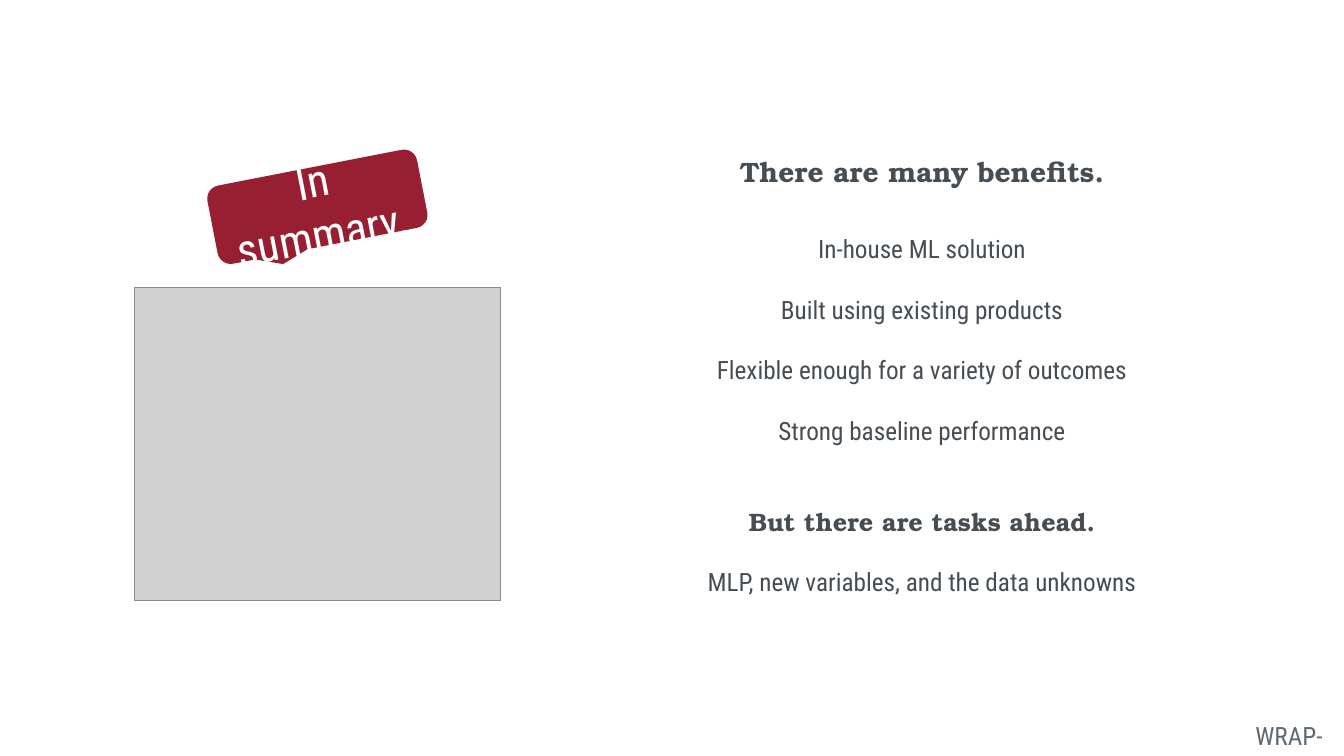
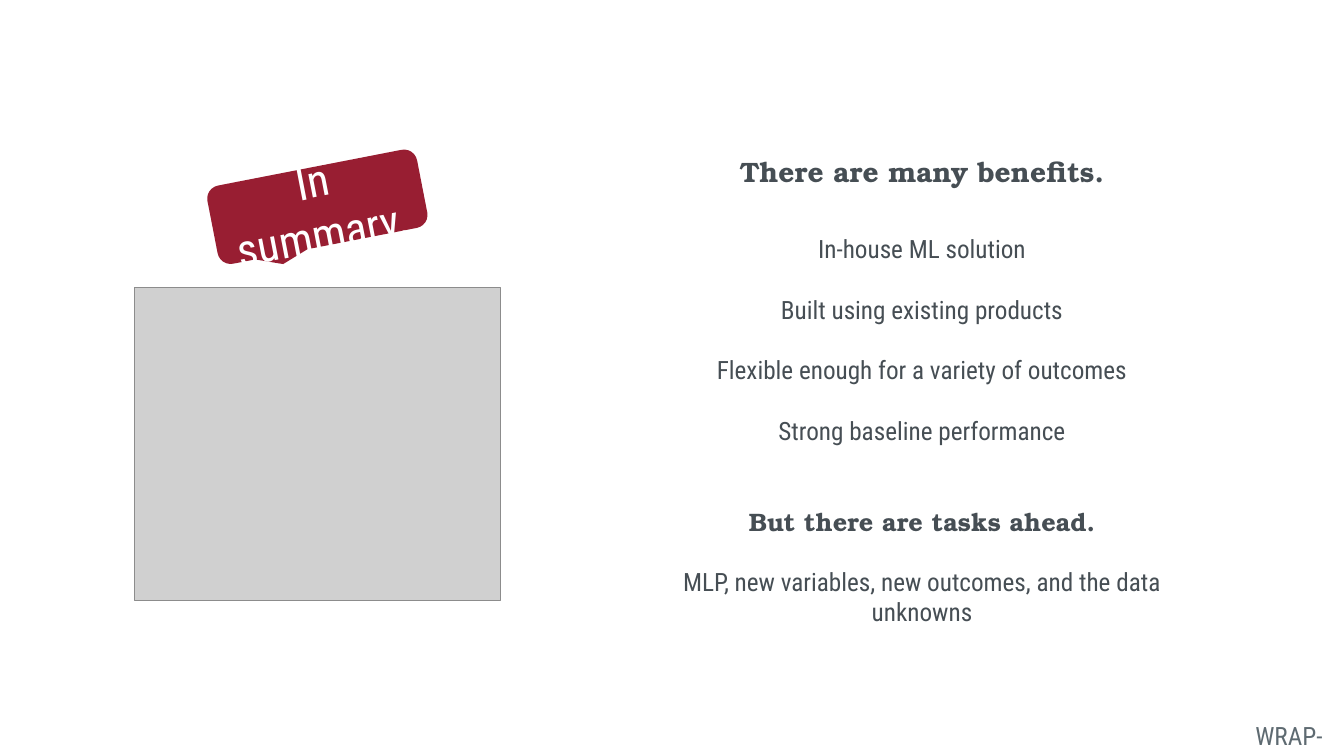
Before and after one commit to concrete-abstraction/student_risk_sagemaker, a slide deck: slide 11 of Documentation/student_risk_presentation.pptx. Drawn at 1344x756 pixels with LibreOffice and Linux fonts; fonts in the diff are those of the drawing; grey boxes stand for pictures. Boxes give left, top, right and bottom in pixels: in the first picture for what was removed or moved away, otherwise in the second. Text is boxed around its words. In the diff, an @@ line names an element or a change of style, - is before the commit and + after.

```diff
--- a/Documentation/student_risk_presentation.pptx
+++ b/Documentation/student_risk_presentation.pptx
@@ text at <box>683,572,1160,622</box>: text changed @@
-MLP, new variables, and the data unknowns
+MLP, new variables, new outcomes, and the data unknowns
```
Also in this commit, not shown: 6 other files.
